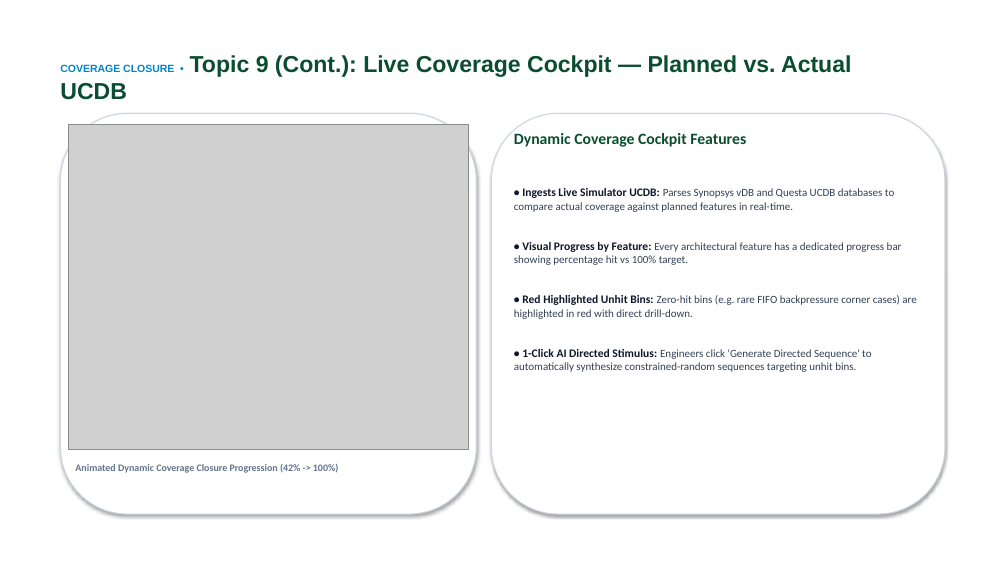
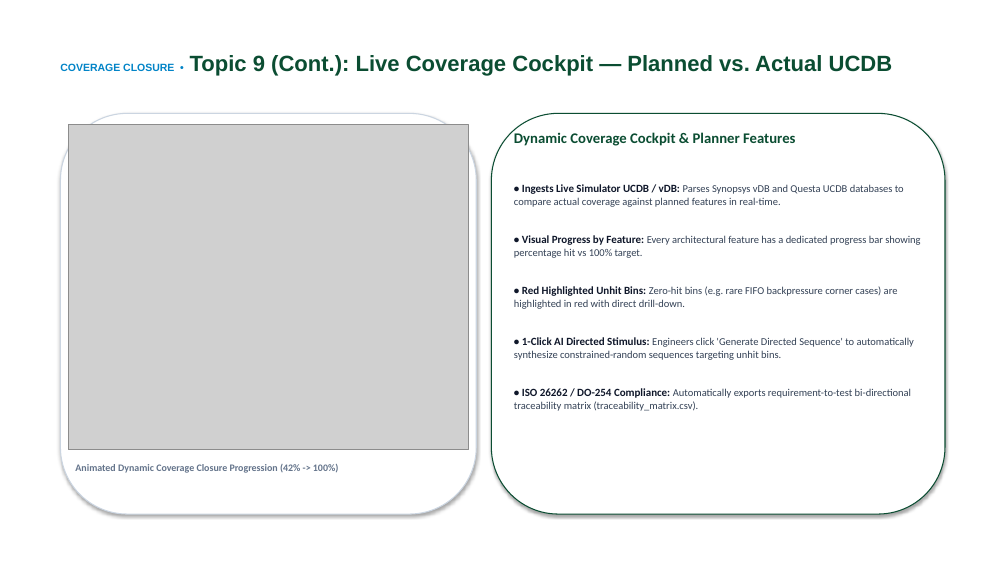
Before and after one commit to KITTUV03/VeriSight, a slide deck: slide 14 of VeriSight_Investor_Presentation.pptx. Drawn at 1008x567 pixels with LibreOffice and Linux fonts; fonts in the diff are those of the drawing; grey boxes stand for pictures; background and template pictures are left out. Boxes give left, top, right and bottom in pixels: in the first picture for what was removed or moved away, otherwise in the second. Text is boxed around its words. In the diff, an @@ line names an element or a change of style, - is before the commit and + after.

```diff
--- a/VeriSight_Investor_Presentation.pptx
+++ b/VeriSight_Investor_Presentation.pptx
@@ text "COVERAGE CLOSURE • Topic 9 ..." at box(60, 55, 893, 76): size 22 to 21 pt in "Topic 9 (Cont.): Live Coverage Cockpit — ..." @@
@@ rounded rectangle at box(492, 113, 945, 514): outline #CBD5E1 1 pt to #0B4D32 1 pt @@
@@ text at box(514, 130, 904, 207): text changed; size 10.5 to 10 pt @@
-Dynamic Coverage Cockpit Features
-• Ingests Live Simulator UCDB: Parses Synopsys vDB and Questa UCDB databases to compare actual coverage against planned features in real-time.
+Dynamic Coverage Cockpit & Planner Features
+• Ingests Live Simulator UCDB / vDB: Parses Synopsys vDB and Questa UCDB databases to compare actual coverage against planned features in real-time.
@@ text at box(514, 235, 920, 360): size 11 to 10.5 pt in "• Visual Progress by Feature:", "• Red Highlighted Unhit Bins:", "• 1-Click AI Directed Stimulus:"; size 10.5 to 10 pt in "Every architectural feature has a dedicated progress ...", "Zero-hit bins (e.g. rare FIFO backpressure corner ...", "Engineers click 'Generate Directed Sequence' to automaticall ..." @@
@@ text at box(514, 388, 911, 411): paragraph added @@
+• ISO 26262 / DO-254 Compliance: Automatically exports requirement-to-test bi-directional traceability matrix (traceability_matrix.csv).
```
Also in this commit, not shown: 19 other slides changed, 2 slides added, 2 slides removed, 2 other files.
